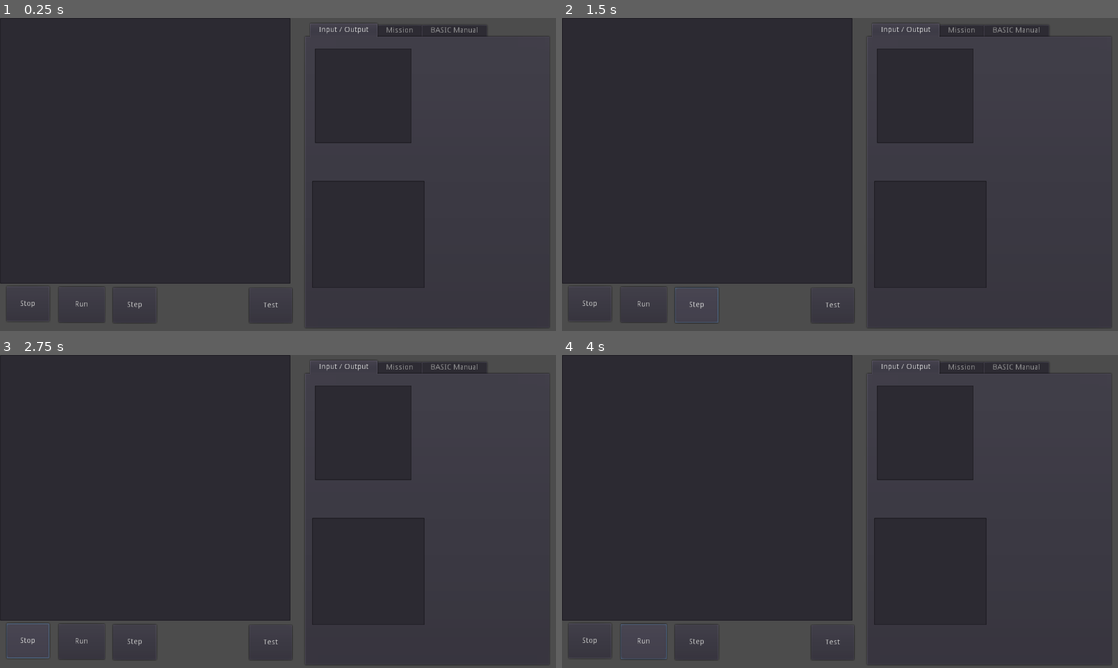
Above: before the commit, frames 1-4 (two rows, left to right).
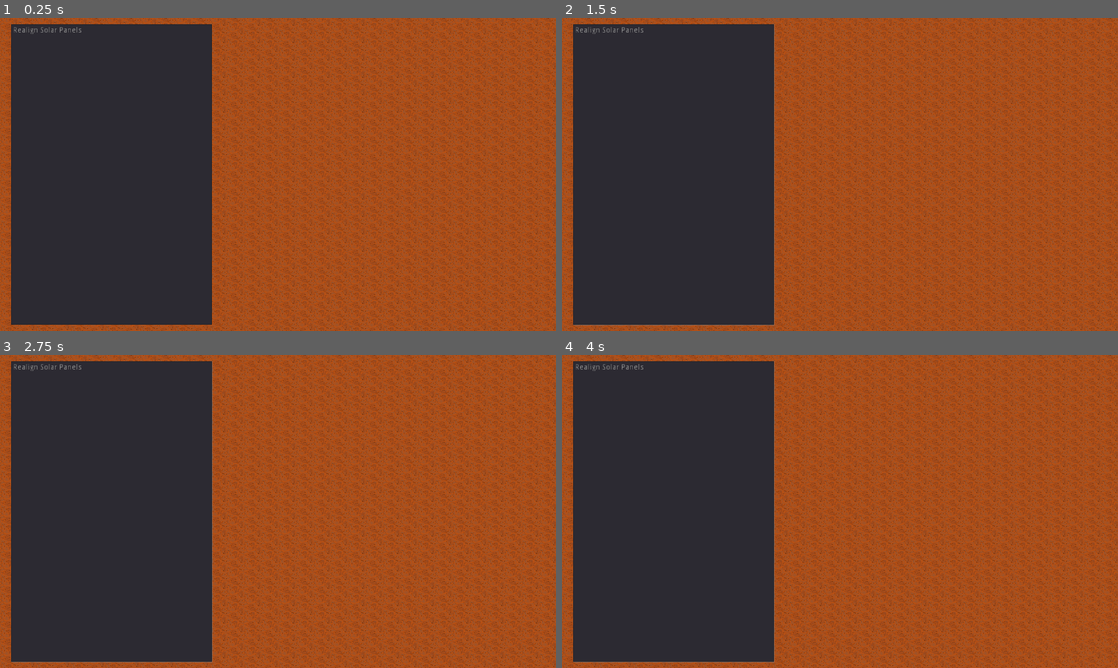
Above: after the commit, the same moments.

Repository: dulsi/LearningBasic
Game: Godot game, scene res://main.tscn
The game is run twice, just before and just after one commit, with the same random seed, the same clock (stepped at 60 frames per second) and the same inputs. Before the commit the project starts from res://basic.tscn.
Inputs (mouse positions are in pixels of both pictures, inside the frame that each line leads up to):
- Up to frame 1 (0.25 s): no input
- Up to frame 2 (1.5 s): click (645, 305) at 0.5 s, where only the run before the commit has a clickable "Run"; click (695, 305) at 1.25 s, where only the run before the commit has a clickable "Step"
- Up to frame 3 (2.75 s): click (27, 639) at 2 s, where only the run before the commit has a clickable "Stop"
- Up to frame 4 (4 s): click (834, 642) at 2.75 s, where only the run before the commit has a clickable "Test"; click (645, 642) at 3.5 s, where only the run before the commit has a clickable "Run"

The runs differ from the first frame. In frame 1, 67% of the frame differs, in the area x 0-100%, y 0-100%; in frame 2, 68%; in frame 3, 68%; in frame 4, 68%.

Commit message:
Add a mission select screen.

Diff:
--- /dev/null
+++ b/ItemList.gd
@@ -0,0 +1,33 @@
+extends ItemList
+
+
+# Declare member variables here. Examples:
+# var a = 2
+# var b = "text"
+var missions = [
+	{
+		"name": "Realign Solar Panels",
+		"description": "[center][b]Realign Solar Panels[/b][/center]\n\nBattery backup is keeping the systems running at the moment but it won't last forever. Communication with Earth is spotty. They will be sending the alignment settings.\n\nRead in numbers. Discard anything less than zero. Zero means the end of content. Print every two valid numbers separated by a space.\n\nSample Input:\n-1\n6\n-3\n4\n8\n11\n-4\n0\n\nSample Output:\n6 4\n8 11",
+		"test_data": [
+			{
+				"input" : [["4"], ["-12"], ["100"], ["-9"], ["-100"], ["23"], ["-12"], ["45"], ["56"], ["111"], ["-55"], ["-100"], ["-18"], ["-10"], ["1024"], ["-999"], ["1"], ["0"]],
+				"output" : "4 100\n23 45\n56 111\n1024 1\n"
+			}
+		]
+	}
+]
+
+
+# Called when the node enters the scene tree for the first time.
+func _ready():
+	for i in missions:
+		add_item(i["name"])
+
+
+# Called every frame. 'delta' is the elapsed time since the previous frame.
+#func _process(delta):
+#	pass
+
+
+func _on_ItemList_item_activated(index):
+	get_parent().set_mission(missions[index])
--- /dev/null
+++ b/MissionSelect.gd
@@ -0,0 +1,11 @@
+extends Node2D
+
+signal missionscreen(missioninfo)
+
+
+# Called when the node enters the scene tree for the first time.
+func _ready():
+	pass
+
+func set_mission(missioninfo):
+	emit_signal("missionscreen", missioninfo)
--- /dev/null
+++ b/MissionSelect.tscn
@@ -0,0 +1,24 @@
+[gd_scene load_steps=4 format=2]
+
+[ext_resource path="res://images/mars_background.png" type="Texture" id=1]
+[ext_resource path="res://ItemList.gd" type="Script" id=2]
+[ext_resource path="res://MissionSelect.gd" type="Script" id=3]
+
+[node name="MissionSelect" type="Node2D"]
+script = ExtResource( 3 )
+
+[node name="Background" type="Sprite" parent="."]
+position = Vector2( 512, 288 )
+texture = ExtResource( 1 )
+
+[node name="ItemList" type="ItemList" parent="."]
+margin_left = 20.0
+margin_top = 11.0
+margin_right = 391.0
+margin_bottom = 565.0
+script = ExtResource( 2 )
+__meta__ = {
+"_edit_use_anchors_": false
+}
+
+[connection signal="item_activated" from="ItemList" to="ItemList" method="_on_ItemList_item_activated"]
--- a/basic.gd
+++ b/basic.gd
@@ -4,7 +4,7 @@
 
 var running = 0
 signal output_screen(t)
-signal clear_screen()
+signal clear_screen
 
 #input
 var input
--- a/basic.tscn
+++ b/basic.tscn
@@ -1,12 +1,14 @@
-[gd_scene load_steps=6 format=2]
+[gd_scene load_steps=7 format=2]
 
 [ext_resource path="res://basic.gd" type="Script" id=1]
 [ext_resource path="res://OutputScreen.gd" type="Script" id=2]
 [ext_resource path="res://InputScreen.gd" type="Script" id=3]
 [ext_resource path="res://RightPanel.gd" type="Script" id=4]
 [ext_resource path="res://manual.gd" type="Script" id=5]
-
-[node name="Node2D" type="Node2D"]
+[ext_resource path="res://missionscreen.gd" type="Script" id=6]
+
+[node name="Basic" type="Node2D"]
+script = ExtResource( 6 )
 
 [node name="TextEdit" type="TextEdit" parent="."]
 margin_right = 535.0
@@ -53,9 +55,9 @@
 
 [node name="RightPanel" type="TabContainer" parent="."]
 margin_left = 563.0
-margin_top = 10.0
+margin_top = 9.0
 margin_right = 1011.0
-margin_bottom = 569.0
+margin_bottom = 529.0
 tab_align = 0
 script = ExtResource( 4 )
 __meta__ = {
@@ -105,7 +107,7 @@
 
 [node name="RichTextLabel" type="RichTextLabel" parent="RightPanel/Mission"]
 margin_right = 440.0
-margin_bottom = 523.0
+margin_bottom = 479.0
 bbcode_enabled = true
 bbcode_text = "[center][b]Realign Solar Panels[/b][/center]
 
@@ -162,7 +164,7 @@
 
 [node name="RichTextLabel" type="RichTextLabel" parent="RightPanel/Manual"]
 margin_right = 443.0
-margin_bottom = 522.0
+margin_bottom = 479.0
 bbcode_enabled = true
 script = ExtResource( 5 )
 __meta__ = {
@@ -175,6 +177,16 @@
 margin_right = 538.0
 margin_bottom = 561.0
 text = "Test"
+__meta__ = {
+"_edit_use_anchors_": false
+}
+
+[node name="ReturnSelect" type="Button" parent="."]
+margin_left = 839.0
+margin_top = 537.0
+margin_right = 1014.0
+margin_bottom = 567.0
+text = "Return to Mission Select"
 __meta__ = {
 "_edit_use_anchors_": false
 }
@@ -189,3 +201,4 @@
 [connection signal="text_changed" from="RightPanel/WorkTab/InputScreen" to="TextEdit" method="_on_TextEdit_text_changed"]
 [connection signal="meta_clicked" from="RightPanel/Manual/RichTextLabel" to="RightPanel/Manual/RichTextLabel" method="_on_RichTextLabel_meta_clicked"]
 [connection signal="pressed" from="Test" to="TextEdit" method="_on_Test_pressed"]
+[connection signal="pressed" from="ReturnSelect" to="." method="go_mission_select"]
--- /dev/null
+++ b/main.gd
@@ -0,0 +1,21 @@
+extends Node2D
+
+# Called when the node enters the scene tree for the first time.
+func _ready():
+	pass # Replace with function body.
+
+
+# Called every frame. 'delta' is the elapsed time since the previous frame.
+#func _process(delta):
+#	pass
+
+
+func _on_Basic_missionselect_screen():
+	$Basic.hide()
+	$MissionSelect.show()
+
+
+func _on_MissionSelect_missionscreen(missioninfo):
+	$MissionSelect.hide()
+	$Basic.set_mission(missioninfo)
+	$Basic.show()
--- /dev/null
+++ b/main.tscn
@@ -0,0 +1,16 @@
+[gd_scene load_steps=4 format=2]
+
+[ext_resource path="res://basic.tscn" type="PackedScene" id=1]
+[ext_resource path="res://MissionSelect.tscn" type="PackedScene" id=2]
+[ext_resource path="res://main.gd" type="Script" id=3]
+
+[node name="Node2D" type="Node2D"]
+script = ExtResource( 3 )
+
+[node name="MissionSelect" parent="." instance=ExtResource( 2 )]
+
+[node name="Basic" parent="." instance=ExtResource( 1 )]
+visible = false
+
+[connection signal="missionscreen" from="MissionSelect" to="." method="_on_MissionSelect_missionscreen"]
+[connection signal="missionselect_screen" from="Basic" to="." method="_on_Basic_missionselect_screen"]
--- /dev/null
+++ b/missionscreen.gd
@@ -0,0 +1,15 @@
+extends Node2D
+
+signal missionselect_screen
+
+
+# Called when the node enters the scene tree for the first time.
+func _ready():
+	pass # Replace with function body.
+
+func go_mission_select():
+	emit_signal("missionselect_screen")
+
+func set_mission(missioninfo):
+	$TextEdit.test_data = missioninfo["test_data"]
+	$RightPanel/Mission/RichTextLabel.set_bbcode(missioninfo["description"])
--- a/project.godot
+++ b/project.godot
@@ -21,7 +21,7 @@
 [application]
 
 config/name="LearningBasic"
-run/main_scene="res://basic.tscn"
+run/main_scene="res://main.tscn"
 config/icon="res://icon.png"
 
 [display]
Binary file added: images/mars_background.png
Not shown, added: images/mars_background.png.import
